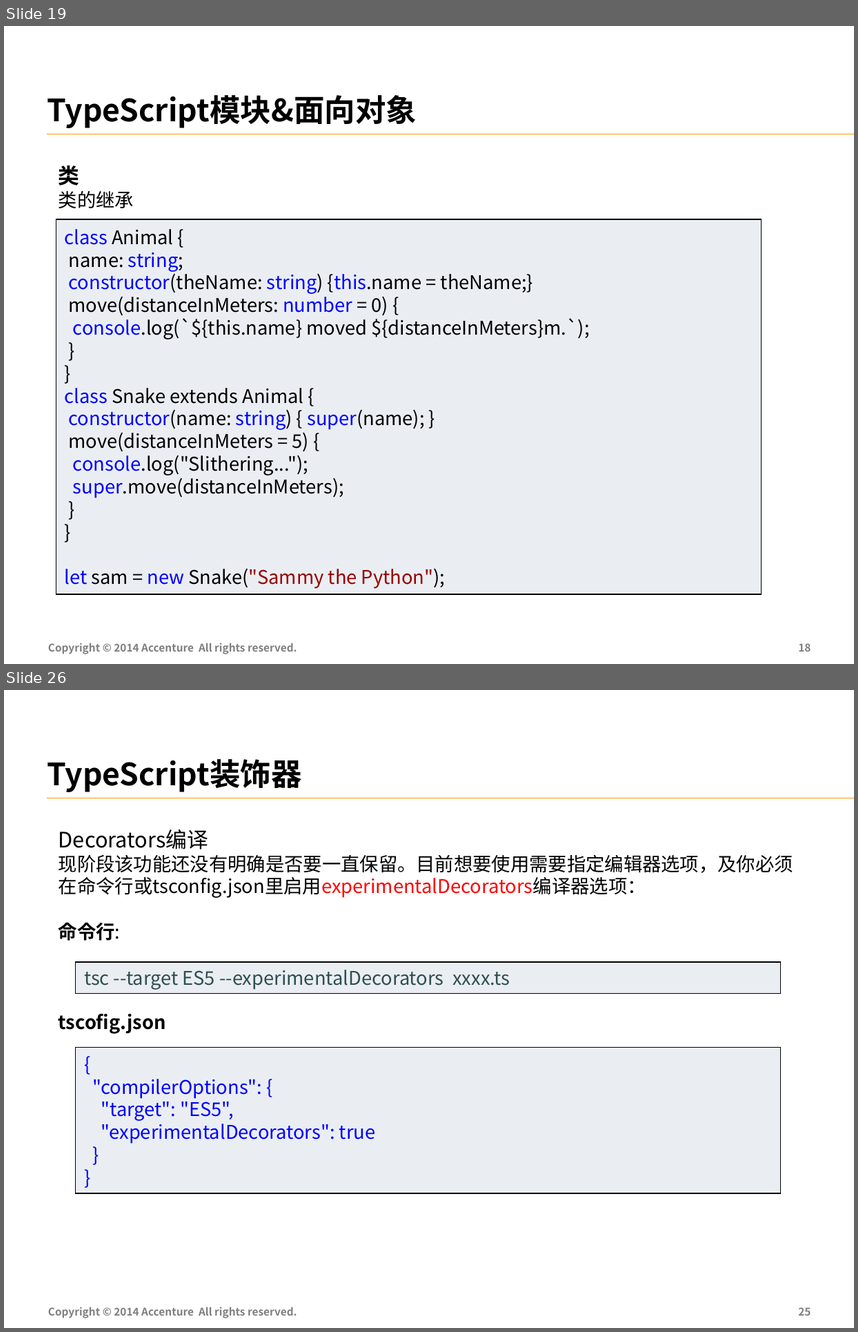
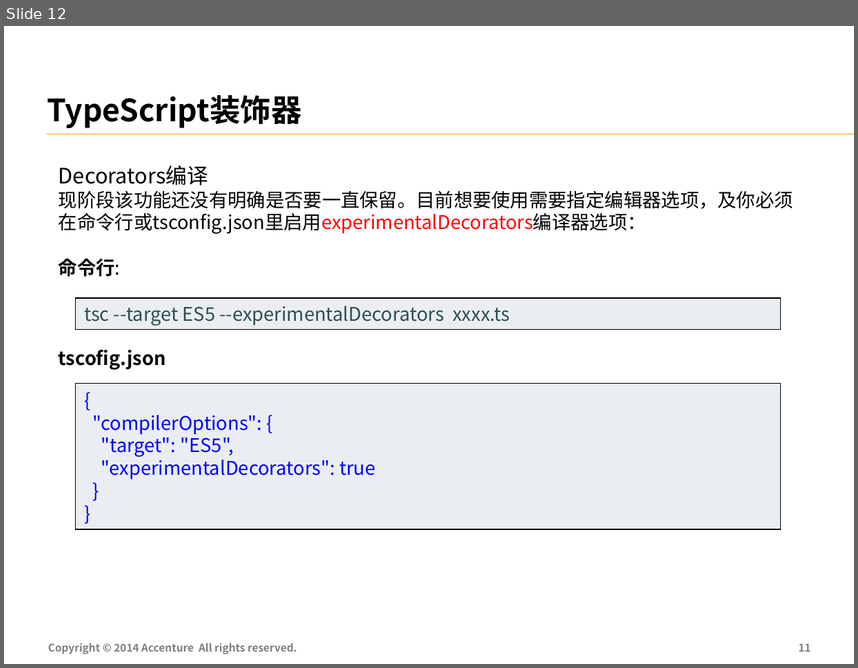
Before and after one commit to FS-Angular-Interest-Group/AngularTraining, a slide deck: PPT/02-Accenture-FS-Angular-TypeScript.pptx. Shown one above the other, each under a label of ours: slides 19 and 26 before the commit, slide 12 after it; the slides between them are not shown. The pictures are 858x1332 and 858x668 pixels, drawn with LibreOffice and Linux fonts; fonts in the diff are those of the drawing. Boxes give left, top, right and bottom in pixels: in the first picture for what was removed or moved away, otherwise in the second. Text is boxed around its words. In the diff, an @@ line names an element or a change of style, - is before the commit and + after.

```diff
--- a/PPT/02-Accenture-FS-Angular-TypeScript.pptx
+++ b/PPT/02-Accenture-FS-Angular-TypeScript.pptx
@@ slide 19 removed at bbox=[4, 26, 854, 664], background #FFFFFF; not listed: 1 template element that a slide beside it also shows @@
@@ text removed at bbox=[47, 95, 417, 128] @@
-TypeScript模块&面向对象
@@ text removed at bbox=[59, 165, 134, 208] @@
-类
-类的继承
@@ rectangle removed at bbox=[56, 219, 762, 594] @@
-class Animal {
-name: string;
-constructor(theName: string) {this.name = theName;}
-move(distanceInMeters: number = 0) {
-console.log(`${this.name} moved ${distanceInMeters}m.`);
-}
-}
-class Snake extends Animal {
-constructor(name: string) { super(name); }
-move(distanceInMeters = 5) {
-console.log("Slithering...");
-super.move(distanceInMeters);
-}
-}
-let sam = new Snake("Sammy the Python");
@@ text removed at bbox=[48, 642, 297, 654] @@
-Copyright © 2014 Accenture All rights reserved.
@@ page number removed at bbox=[798, 643, 811, 651] @@
-18
@@ what was slide 26 is now slide 12 @@
@@ page number at bbox=[798, 643, 811, 651]: text changed @@
-25
+11
```
Also in this commit, not shown: 10 slides changed, 2 slides added, 14 other slides removed, 20 other files.
